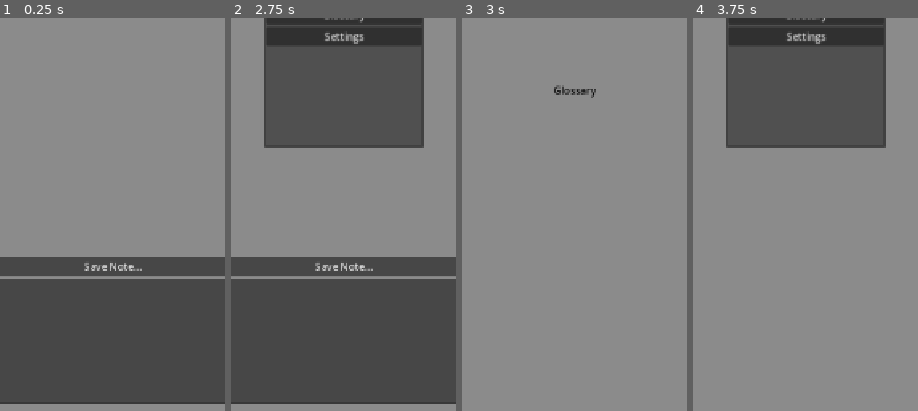
Above: before the commit, frames 1-4 (left to right).
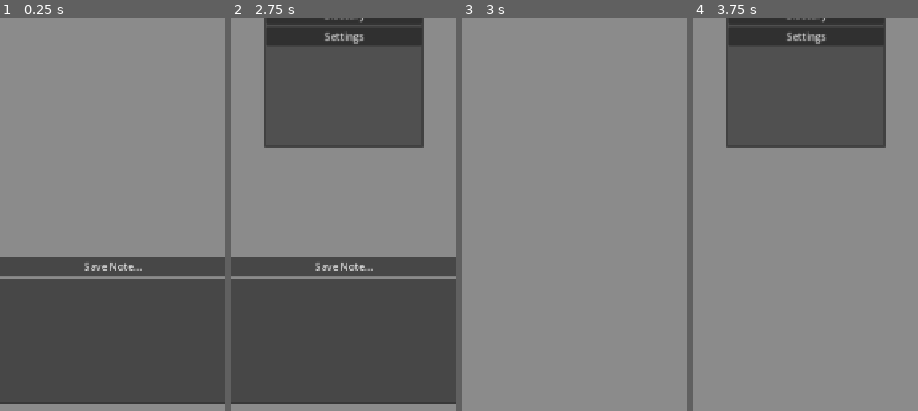
Above: after the commit, the same moments.

Repository: david-w-dev/tome-of-remembering
Game: Godot game, scene res://scenes/main.tscn
The game is run twice, just before and just after one commit, with the same random seed, the same clock (stepped at 60 frames per second) and the same inputs.
Inputs (mouse positions are % of the whole screen's width and height, from its top left):
- Up to frame 1 (0.25 s): no input
- Up to frame 2 (2.75 s): click (50, 91) at 0.52 s; type "12" at 0.6 s; click "Save Note..." at 1.25 s; click "Burger" at 2 s
- Up to frame 3 (3 s): click "Glossary" at 2.75 s
- Up to frame 4 (3.75 s): click "Burger" at 3.5 s
The pictures show only the part of the screen within x 25-75%, y 50-100%; the shares and areas given below are measured in that part.

Frames 1-2 are identical in both runs. In frame 3, 0.3% of the frame differs, in the area x 40-60%, y 17-21%; in frame 4, nothing differs.

Commit message:
Backlinks with [square brackets] show as highlighted in notes stack and on labels in glossary mode.

Diff:
--- a/scenes/modes/mode_glossary.tscn
+++ b/scenes/modes/mode_glossary.tscn
@@ -1,4 +1,6 @@
 [gd_scene format=3 uid="uid://buh88d4hnfybo"]
+
+[ext_resource type="Script" uid="uid://bx4dwykqhdhgt" path="res://scripts/mode_glossary.gd" id="1_f6dj6"]
 
 [node name="ModeGlossary" type="Control" unique_id=1196702142]
 layout_mode = 3
@@ -7,15 +9,25 @@
 anchor_bottom = 1.0
 grow_horizontal = 2
 grow_vertical = 2
+script = ExtResource("1_f6dj6")
 
-[node name="Label" type="Label" parent="." unique_id=1667360355]
+[node name="VBoxContainer" type="VBoxContainer" parent="." unique_id=1560030374]
 layout_mode = 1
 anchors_preset = 15
 anchor_right = 1.0
 anchor_bottom = 1.0
 grow_horizontal = 2
 grow_vertical = 2
-theme_override_colors/font_color = Color(0, 0, 0, 1)
-text = "Glossary"
-horizontal_alignment = 1
-vertical_alignment = 1
+
+[node name="GlossaryScroll" type="ScrollContainer" parent="VBoxContainer" unique_id=1824774567]
+layout_mode = 2
+size_flags_vertical = 3
+
+[node name="GlossaryList" type="VBoxContainer" parent="VBoxContainer/GlossaryScroll" unique_id=51649796]
+layout_mode = 2
+size_flags_horizontal = 3
+size_flags_vertical = 3
+
+[node name="EmptyStateLabel" type="Label" parent="VBoxContainer" unique_id=1877575115]
+layout_mode = 2
+text = "Glossary is empty. Add items using [square brackets] in your notes."
--- a/scenes/note_card.tscn
+++ b/scenes/note_card.tscn
@@ -15,5 +15,8 @@
 [node name="Label_Timestamp" type="Label" parent="MarginContainer/VBoxContainer" unique_id=452984034]
 layout_mode = 2
 
-[node name="Label_NoteText" type="Label" parent="MarginContainer/VBoxContainer" unique_id=1639882077]
+[node name="Label_NoteText" type="RichTextLabel" parent="MarginContainer/VBoxContainer" unique_id=2004482080]
 layout_mode = 2
+bbcode_enabled = true
+fit_content = true
+scroll_active = false
--- /dev/null
+++ b/scripts/mode_glossary.gd
@@ -0,0 +1,44 @@
+extends Control
+
+@onready var glossary_list: VBoxContainer = $VBoxContainer/GlossaryScroll/GlossaryList
+@onready var empty_state_label: Label = $VBoxContainer/EmptyStateLabel
+
+
+func _ready() -> void:
+	refresh_glossary()
+
+
+func _notification(what: int) -> void:
+	if what == NOTIFICATION_VISIBILITY_CHANGED:
+		if visible:
+			refresh_glossary()
+
+
+func refresh_glossary() -> void:
+	clear_glossary_list()
+
+	var references := NotesStore.get_all_references()
+	var has_references := references.size() > 0
+
+	glossary_list.visible = has_references
+	empty_state_label.visible = not has_references
+
+	if not has_references:
+		return
+
+	for reference_name in references:
+		add_reference_to_list(reference_name)
+
+
+func clear_glossary_list() -> void:
+	for child in glossary_list.get_children():
+		child.queue_free()
+
+
+func add_reference_to_list(reference_name: String) -> void:
+	var label := Label.new()
+	label.text = reference_name
+	label.autowrap_mode = TextServer.AUTOWRAP_WORD_SMART
+	label.size_flags_horizontal = Control.SIZE_EXPAND_FILL
+
+	glossary_list.add_child(label)
--- a/scripts/mode_notes.gd
+++ b/scripts/mode_notes.gd
@@ -27,9 +27,16 @@
 	NotesStore.load_notes()
 	rebuild_notes_list()
 
+func _process(_delta: float) -> void:
+	if not should_use_virtual_keyboard_spacer():
+		keyboard_spacer.custom_minimum_size.y = 0
+		return
 
-func _process(_delta: float) -> void:
 	update_keyboard_spacer()
+
+
+func should_use_virtual_keyboard_spacer() -> bool:
+	return OS.has_feature("android") or OS.has_feature("ios")
 
 
 func update_keyboard_spacer() -> void:
@@ -39,6 +46,7 @@
 		keyboard_spacer.custom_minimum_size.y = (keyboard_height * 0.5) + 200
 	else:
 		keyboard_spacer.custom_minimum_size.y = 0
+
 
 func update_empty_state() -> void:
 	var has_notes := NotesStore.get_all_notes().size() > 0
--- a/scripts/note_card.gd
+++ b/scripts/note_card.gd
@@ -4,7 +4,7 @@
 signal note_long_pressed(note_id: String)
 
 @onready var timestamp_label: Label = $MarginContainer/VBoxContainer/Label_Timestamp
-@onready var note_text_label: Label = $MarginContainer/VBoxContainer/Label_NoteText
+@onready var note_text_label: RichTextLabel = $MarginContainer/VBoxContainer/Label_NoteText
 
 var note_data: Dictionary = {}
 
@@ -16,6 +16,7 @@
 
 const LONG_PRESS_TIME := 0.5
 const DRAG_CANCEL_DISTANCE := 20.0
+const REFERENCE_COLOR := "#8fd3ff"
 
 
 func _ready() -> void:
@@ -29,8 +30,37 @@
 	note_data = new_note_data
 
 	timestamp_label.text = note_data.get("created_at", "")
-	note_text_label.text = note_data.get("text", "")
+
+	note_text_label.bbcode_enabled = true
+	note_text_label.fit_content = true
+	note_text_label.scroll_active = false
 	note_text_label.autowrap_mode = TextServer.AUTOWRAP_WORD_SMART
+	note_text_label.text = note_text_to_bbcode(note_data.get("text", ""))
+
+
+func note_text_to_bbcode(note_text: String) -> String:
+	var regex := RegEx.new()
+	var error := regex.compile("\\[([^\\]]+)\\]")
+
+	if error != OK:
+		print("Reference regex failed to compile.")
+		return note_text
+
+	var output := note_text
+	var matches := regex.search_all(note_text)
+
+	for i in range(matches.size() - 1, -1, -1):
+		var result := matches[i]
+		var reference_name := result.get_string(1).strip_edges()
+		var replacement := "[color=" + REFERENCE_COLOR + "]" + escape_bbcode(reference_name) + "[/color]"
+
+		output = output.substr(0, result.get_start()) + replacement + output.substr(result.get_end())
+
+	return output
+
+
+func escape_bbcode(text: String) -> String:
+	return text.replace("[", "&#91;").replace("]", "&#93;")
 
 
 func _gui_input(event: InputEvent) -> void:
@@ -57,6 +87,7 @@
 	elif event is InputEventMouseMotion:
 		if is_pressing:
 			_update_drag(event.position)
+
 
 func _process(delta: float) -> void:
 	if not is_pressing:
--- a/scripts/notes_store.gd
+++ b/scripts/notes_store.gd
@@ -34,11 +34,36 @@
 		return
 
 	notes = parsed_data["notes"]
+	repair_loaded_notes()
 
 	print("Notes loaded: ", notes.size())
 
+func get_all_references() -> Array[String]:
+	var all_references: Array[String] = []
+	var seen_reference_keys: Array[String] = []
+
+	for note_data in notes:
+		var note_references: Array = note_data.get("references", [])
+
+		for reference_name in note_references:
+			var display_name := str(reference_name).strip_edges()
+
+			if display_name == "":
+				continue
+
+			var reference_key := display_name.to_lower()
+
+			if seen_reference_keys.has(reference_key):
+				continue
+
+			seen_reference_keys.append(reference_key)
+			all_references.append(display_name)
+
+	all_references.sort()
+	return all_references
 
 func save_notes() -> void:
+	print(ProjectSettings.globalize_path(NOTES_SAVE_PATH))
 	var save_data := {
 		"schema_version": 1,
 		"notes": notes
@@ -71,6 +96,7 @@
 		"text": note_text,
 		"created_at": timestamp,
 		"updated_at": timestamp,
+		"references": extract_references(note_text),
 		"links": [],
 		"tags": []
 	}
@@ -103,6 +129,44 @@
 			return i
 
 	return -1
+
+
+func extract_references(note_text: String) -> Array[String]:
+	var references: Array[String] = []
+	var regex := RegEx.new()
+	var error := regex.compile("\\[([^\\]]+)\\]")
+
+	if error != OK:
+		print("Reference regex failed to compile.")
+		return references
+
+	for result in regex.search_all(note_text):
+		var reference_name := result.get_string(1).strip_edges()
+
+		if reference_name == "":
+			continue
+
+		if not references.has(reference_name):
+			references.append(reference_name)
+
+	return references
+
+
+func repair_loaded_notes() -> void:
+	var changed := false
+
+	for i in range(notes.size()):
+		var note_data: Dictionary = notes[i]
+		var note_text: String = note_data.get("text", "")
+
+		if not note_data.has("references"):
+			note_data["references"] = extract_references(note_text)
+			changed = true
+
+		notes[i] = note_data
+
+	if changed:
+		save_notes()
 
 
 func get_timestamp() -> String:
Not shown, added: scripts/mode_glossary.gd.uid
Not shown, changed: exports/Tome of Remembering.apk
Not shown, changed: exports/Tome of Remembering.apk.idsig
